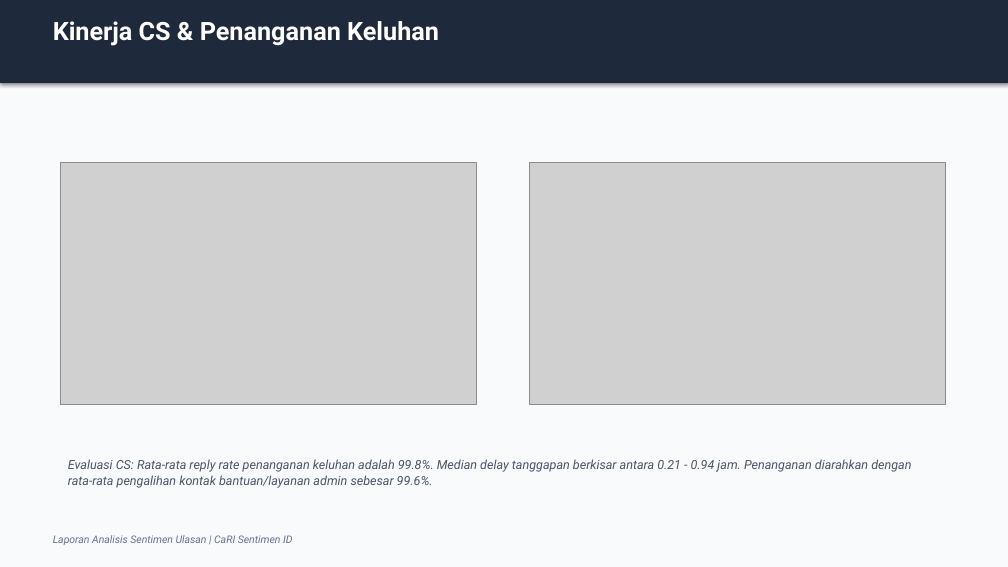
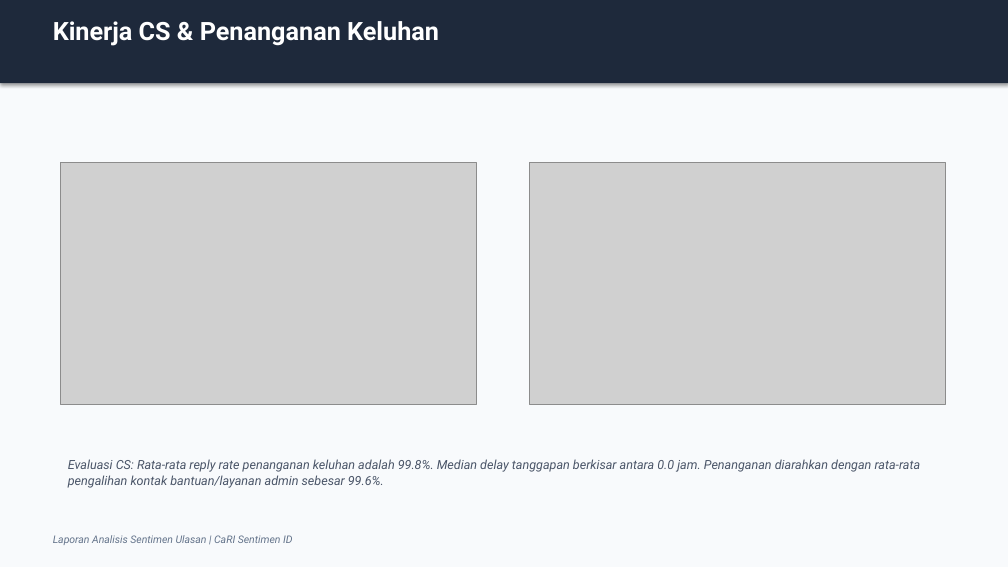
Before and after one commit to pengikut-raja-capybara/cari-sentimen-id-output, a slide deck: slide 5 of halodoc-review-analysis/reports/report_halodoc_dokter_obat_dan_lab.pptx. Drawn at 1008x567 pixels with LibreOffice and Linux fonts; fonts in the diff are those of the drawing; grey boxes stand for pictures. Boxes give left, top, right and bottom in pixels: in the first picture for what was removed or moved away, otherwise in the second. Text is boxed around its words. In the diff, an @@ line names an element or a change of style, - is before the commit and + after.

```diff
--- a/halodoc-review-analysis/reports/report_halodoc_dokter_obat_dan_lab.pptx
+++ b/halodoc-review-analysis/reports/report_halodoc_dokter_obat_dan_lab.pptx
@@ text at [68,459,921,488]: text changed @@
-Evaluasi CS: Rata-rata reply rate penanganan keluhan adalah 99.8%. Median delay tanggapan berkisar antara 0.21 - 0.94 jam. Penanganan diarahkan dengan rata-rata pengalihan kontak bantuan/layanan admin sebesar 99.6%.
+Evaluasi CS: Rata-rata reply rate penanganan keluhan adalah 99.8%. Median delay tanggapan berkisar antara 0.0 jam. Penanganan diarahkan dengan rata-rata pengalihan kontak bantuan/layanan admin sebesar 99.6%.
```
Also in this commit, not shown: 2 other slides changed, 58 other files.
